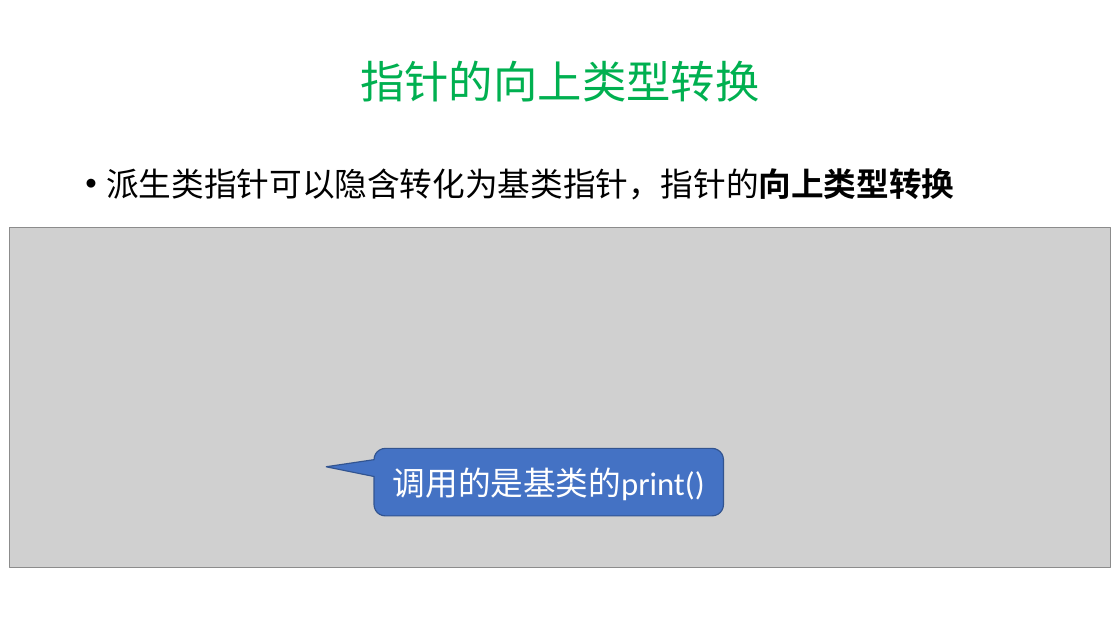
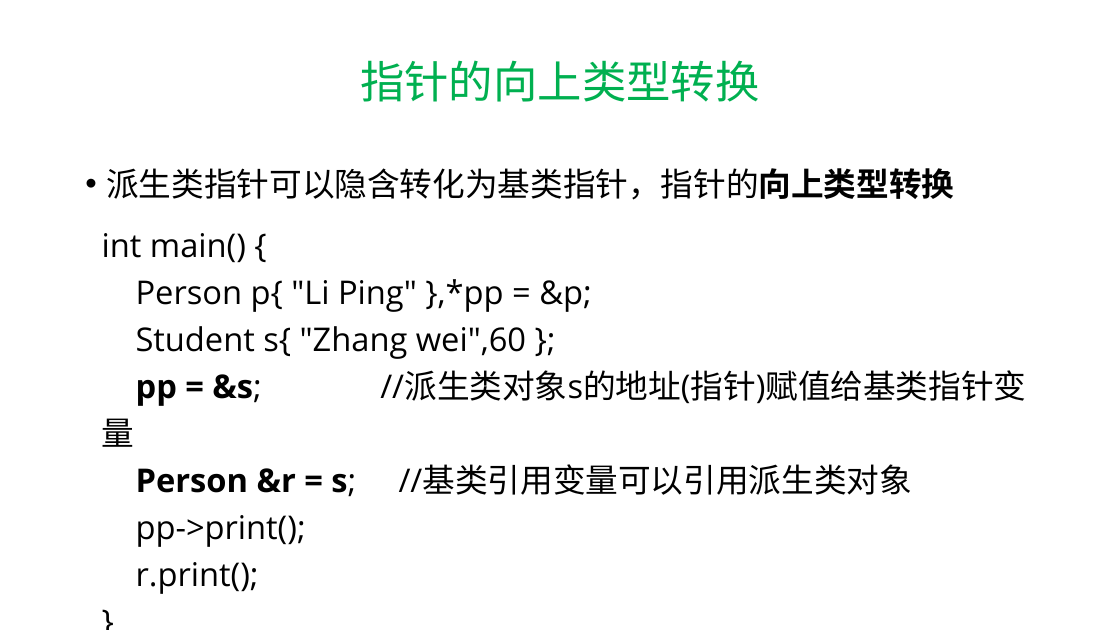
Before and after one commit to hwdong-net/cplusplus17, a slide deck: slide 73 of ppt/第9章 派生类.pptx (slide 46 before the commit). Drawn at 1120x630 pixels with LibreOffice and Linux fonts; fonts in the diff are those of the drawing; grey boxes stand for pictures. Boxes give left, top, right and bottom in pixels: in the first picture for what was removed or moved away, otherwise in the second. Text is boxed around its words. In the diff, an @@ line names an element or a change of style, - is before the commit and + after.

```diff
--- a/ppt/第9章 派生类.pptx
+++ b/ppt/第9章 派生类.pptx
@@ picture removed at (9, 227, 1111, 567) @@
@@ text added at (102, 233, 1026, 594), 28 pt, text #000000 @@
+int main() {
+Person p{ "Li Ping" },*pp = &p;
+Student s{ "Zhang wei",60 };
+pp = &s; //派生类对象s的地址(指针)赋值给基类指针变量
+Person &r = s; //基类引用变量可以引用派生类对象
+pp->print();
+r.print();
+}
@@ rounded speech box removed at (374, 449, 723, 516) @@
-调用的是基类的print()
```
Also in this commit, not shown: 31 other slides changed, 67 slides added, 11 slides removed, 1 other file.
